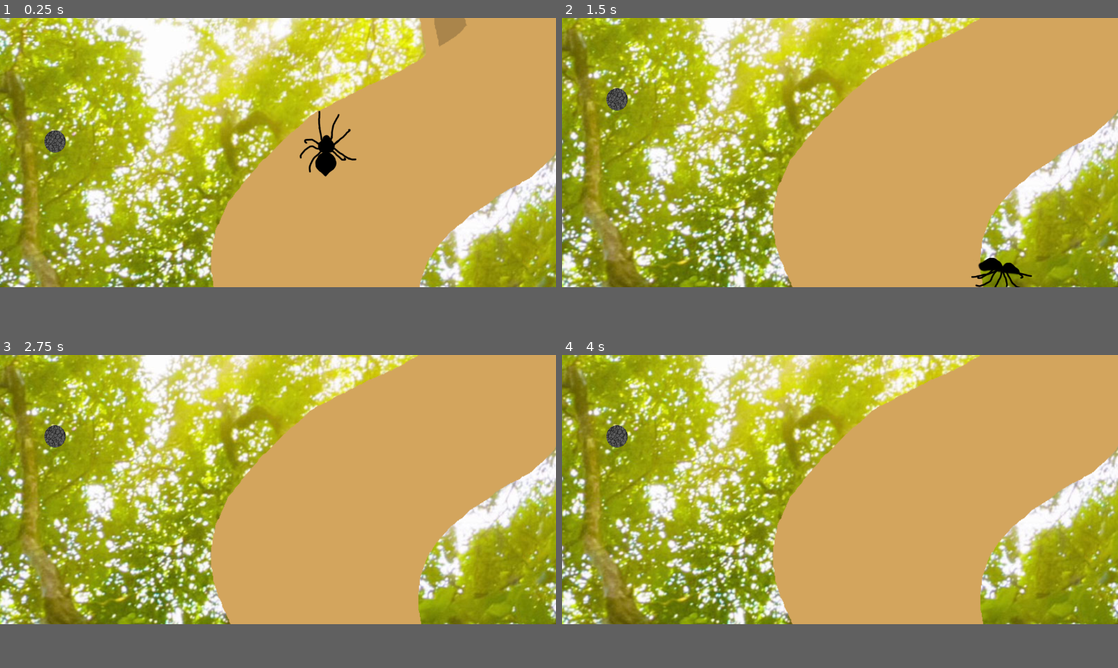
Above: before the commit, frames 1-4 (two rows, left to right).
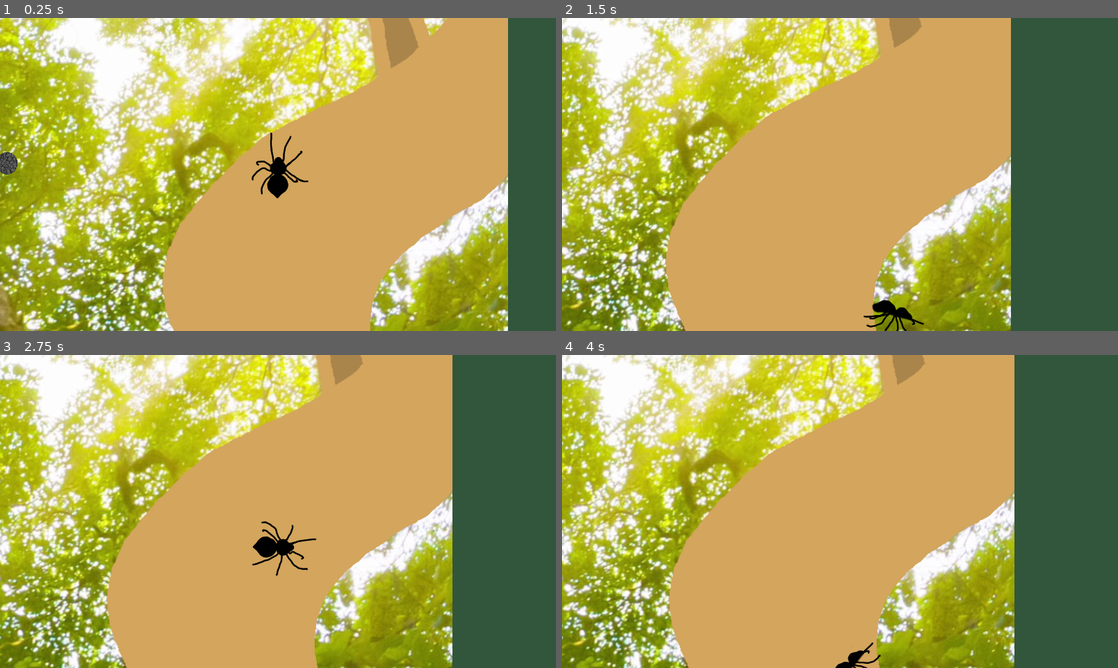
Above: after the commit, the same moments.

Repository: MarmotaGames/aracnotopia
Game: Godot game, scene res://levels/main/main.tscn
Two runs of this game, one before a commit and one after it. Both use one fixed random seed, a clock stepped at 60 frames per second and the inputs below.
Inputs (mouse positions are in pixels of both pictures, inside the frame that each line leads up to):
- Up to frame 1 (0.25 s): no input
- Up to frame 2 (1.5 s): tap Enter at 0.5 s; move the mouse to (962, 140) at 0.52 s; hold Right (ui_right) 0.53-1.28 s; tap Ctrl (attachOrDetachFromArea) at 0.6 s; click (962, 140) at 0.67 s; move the mouse to (728, 165) at 1.27 s; hold Down (ui_down) from 1.28 s (still down); tap L (dropFromWeb) at 1.35 s
- Up to frame 3 (2.75 s): move the mouse to (333, 430) at 2.02 s; release Down (ui_down) at 2.03 s; press the mouse at (333, 430) at 2.03 s; hold Right (ui_right) from 2.03 s (still down)
- Up to frame 4 (4 s): move the mouse to (812, 542) at 2.77 s; release Right (ui_right) at 2.78 s; release the mouse at (812, 542) at 2.78 s; hold Up (ui_up) 2.78-3.53 s; tap Ctrl (attachOrDetachFromArea) at 2.85 s; click (812, 542) at 2.92 s; move the mouse to (1006, 530) at 3.52 s; hold Left (ui_left) from 3.53 s (still down); tap L (dropFromWeb) at 3.6 s
The window is 800x387 before the commit and 800x450 after it. Grey fills any space a smaller window leaves; there, only what the larger window draws over its background counts as a difference.

The runs differ from the first frame. In frame 1, 60% of the frame differs, in the area x 0-100%, y 0-100%; in frame 2, 69%; in frame 3, 69%; in frame 4, 68%.
Error before the commit: Invalid get index 'spiderIsFalling' (on base: 'null instance'). (res://areas/DeathArea.gd:10)

Commit message:
Adjust spider man level

Diff:
--- a/GodotProject/levels/main/main.tscn
+++ b/GodotProject/levels/main/main.tscn
@@ -1,16 +1,11 @@
-[gd_scene load_steps=8 format=2]
+[gd_scene load_steps=7 format=2]
 
 [ext_resource path="res://player/Player_rigido.tscn" type="PackedScene" id=1]
 [ext_resource path="res://assets/background/background.png" type="Texture" id=2]
 [ext_resource path="res://areas/ContactArea.gd" type="Script" id=3]
-[ext_resource path="res://areas/DeathArea.gd" type="Script" id=4]
+[ext_resource path="res://areas/DeathArea.tscn" type="PackedScene" id=4]
 [ext_resource path="res://objects/Stone.tscn" type="PackedScene" id=5]
 [ext_resource path="res://objects/RoundStone.tscn" type="PackedScene" id=6]
-
-[sub_resource type="RectangleShape2D" id=1]
-
-custom_solver_bias = 0.0
-extents = Vector2( 10, 10 )
 
 [node name="Root" type="Sprite"]
 
@@ -59,65 +54,42 @@
 build_mode = 0
 polygon = PoolVector2Array( 4.53057, 253.433, 27.4169, 252.457, 34.5371, 248.553, 40.6401, 258.801, 50.8118, 284.664, 5 …(725 unchanged characters)…
 
-[node name="DeathArea" type="Area2D" parent="BackgroundSprite" index="1"]
+[node name="DeathArea" parent="." index="2" instance=ExtResource( 4 )]
 
-editor/display_folded = true
-visible = false
-input_pickable = true
-gravity_vec = Vector2( 0, 1 )
-gravity = 98.0
-linear_damp = 0.1
-angular_damp = 1.0
-collision_layer = 16401
-audio_bus_override = false
-audio_bus_name = "Master"
-script = ExtResource( 4 )
-_sections_unfolded = [ "Collision" ]
+position = Vector2( 1281.33, 720.982 )
+scale = Vector2( 2, 2 )
 
-[node name="CollisionShape2D" type="CollisionShape2D" parent="BackgroundSprite/DeathArea" index="0"]
-
-position = Vector2( -4.20279, -2.20673 )
-scale = Vector2( 64.1344, 35.7631 )
-shape = SubResource( 1 )
-
-[node name="Timer" type="Timer" parent="BackgroundSprite/DeathArea" index="1"]
-
-process_mode = 1
-wait_time = 3.0
-one_shot = true
-autostart = false
-
-[node name="Stone" parent="." index="2" instance=ExtResource( 5 )]
+[node name="Stone" parent="." index="3" instance=ExtResource( 5 )]
 
 position = Vector2( 674.527, 263.116 )
 
-[node name="Stone2" parent="." index="3" instance=ExtResource( 5 )]
+[node name="Stone2" parent="." index="4" instance=ExtResource( 5 )]
 
 position = Vector2( 894.673, 232.082 )
 
-[node name="RoundStone" parent="." index="4" instance=ExtResource( 6 )]
+[node name="RoundStone" parent="." index="5" instance=ExtResource( 6 )]
 
 position = Vector2( 405.654, 311.913 )
 
-[node name="RoundStone2" parent="." index="5" instance=ExtResource( 6 )]
+[node name="RoundStone2" parent="." index="6" instance=ExtResource( 6 )]
 
 position = Vector2( 1120.7, 920.297 )
 _sections_unfolded = [ "Collision", "Transform" ]
 
-[node name="RoundStone3" parent="." index="6" instance=ExtResource( 6 )]
+[node name="RoundStone3" parent="." index="7" instance=ExtResource( 6 )]
 
 position = Vector2( 1029.21, 355.843 )
 
-[node name="RoundStone4" parent="." index="7" instance=ExtResource( 6 )]
+[node name="RoundStone4" parent="." index="8" instance=ExtResource( 6 )]
 
 position = Vector2( 187.059, 207.412 )
 
-[node name="RoundStone5" parent="." index="8" instance=ExtResource( 6 )]
+[node name="RoundStone5" parent="." index="9" instance=ExtResource( 6 )]
 
 position = Vector2( 1644.71, 340.492 )
 _sections_unfolded = [ "Collision", "Transform" ]
 
-[node name="RoundStone6" parent="." index="9" instance=ExtResource( 6 )]
+[node name="RoundStone6" parent="." index="10" instance=ExtResource( 6 )]
 
 position = Vector2( 1962.96, 397.502 )
 
@@ -128,7 +100,3 @@
 [connection signal="body_entered" from="BackgroundSprite/ContactArea" to="BackgroundSprite/ContactArea" method="_on_Area2D_body_entered"]
 
 [connection signal="body_exited" from="BackgroundSprite/ContactArea" to="BackgroundSprite/ContactArea" method="_on_Area2D_body_exited"]
-
-[connection signal="area_exited" from="BackgroundSprite/DeathArea" to="BackgroundSprite/DeathArea" method="_on_DeathArea_area_exited"]
-
-[connection signal="timeout" from="BackgroundSprite/DeathArea/Timer" to="BackgroundSprite/DeathArea" method="_on_Timer_timeout"]
--- a/GodotProject/levels/menu/MainMenu.tscn
+++ b/GodotProject/levels/menu/MainMenu.tscn
@@ -19,7 +19,7 @@
 font_data = ExtResource( 2 )
 _sections_unfolded = [ "Font", "Settings" ]
 
-[node name="MainMenu" type="Control" index="0"]
+[node name="MainMenu" type="Control"]
 
 anchor_left = 0.0
 anchor_top = 0.0
--- a/GodotProject/levels/newWebTest/SpidermanTest.tscn
+++ b/GodotProject/levels/newWebTest/SpidermanTest.tscn
@@ -1,8 +1,10 @@
-[gd_scene load_steps=5 format=2]
+[gd_scene load_steps=7 format=2]
 
 [ext_resource path="res://objects/Plataforma.tscn" type="PackedScene" id=1]
 [ext_resource path="res://player/Player_rigido.tscn" type="PackedScene" id=2]
 [ext_resource path="res://objects/Stone.tscn" type="PackedScene" id=3]
+[ext_resource path="res://objects/RoundStone.tscn" type="PackedScene" id=4]
+[ext_resource path="res://areas/DeathArea.tscn" type="PackedScene" id=5]
 
 [sub_resource type="RectangleShape2D" id=1]
 
@@ -15,6 +17,7 @@
 
 [node name="Plataforma" parent="." index="0" instance=ExtResource( 1 )]
 
+editor/display_folded = true
 position = Vector2( 143.561, 900 )
 
 [node name="ContactArea2" type="Area2D" parent="Plataforma" index="1"]
@@ -36,6 +39,7 @@
 
 [node name="Plataforma3" parent="." index="1" instance=ExtResource( 1 )]
 
+editor/display_folded = true
 position = Vector2( 1900, 124 )
 
 [node name="ContactArea2" type="Area2D" parent="Plataforma3" index="1"]
@@ -84,3 +88,63 @@
 [node name="Stone6" parent="." index="8" instance=ExtResource( 3 )]
 
 position = Vector2( 1539.75, 115.962 )
+
+[node name="RoundStone" parent="." index="9" instance=ExtResource( 4 )]
+
+position = Vector2( 2266.78, 606.336 )
+
+[node name="RoundStone2" parent="." index="10" instance=ExtResource( 4 )]
+
+position = Vector2( 2648.8, 606.336 )
+
+[node name="RoundStone3" parent="." index="11" instance=ExtResource( 4 )]
+
+position = Vector2( 2999.83, 606.336 )
+
+[node name="RoundStone4" parent="." index="12" instance=ExtResource( 4 )]
+
+position = Vector2( 3500.58, 606.336 )
+
+[node name="RoundStone5" parent="." index="13" instance=ExtResource( 4 )]
+
+position = Vector2( 3960.03, 606.336 )
+
+[node name="RoundStone6" parent="." index="14" instance=ExtResource( 4 )]
+
+position = Vector2( 4383.34, 606.336 )
+
+[node name="RoundStone7" parent="." index="15" instance=ExtResource( 4 )]
+
+position = Vector2( 4847.95, 606.336 )
+
+[node name="RoundStone8" parent="." index="16" instance=ExtResource( 4 )]
+
+position = Vector2( 5338.37, 606.336 )
+
+[node name="RoundStone9" parent="." index="17" instance=ExtResource( 4 )]
+
+position = Vector2( 5895.9, 606.336 )
+
+[node name="RoundStone10" parent="." index="18" instance=ExtResource( 4 )]
+
+position = Vector2( 6592.81, 606.336 )
+
+[node name="RoundStone11" parent="." index="19" instance=ExtResource( 4 )]
+
+position = Vector2( 7418.78, 606.336 )
+
+[node name="RoundStone12" parent="." index="20" instance=ExtResource( 4 )]
+
+position = Vector2( 8244.76, 606.336 )
+
+[node name="Plataforma2" parent="." index="21" instance=ExtResource( 1 )]
+
+position = Vector2( 9272.83, 777.465 )
+scale = Vector2( 2, 2 )
+
+[node name="DeathArea" parent="." index="22" instance=ExtResource( 5 )]
+
+position = Vector2( 5138.46, 712.511 )
+scale = Vector2( 8, 2 )
+_sections_unfolded = [ "Collision", "Transform" ]
+spawn = Vector2( 150, 895 )
--- a/GodotProject/player/Player_rigido.tscn
+++ b/GodotProject/player/Player_rigido.tscn
@@ -65,6 +65,9 @@
 angular_damp = -1.0
 script = ExtResource( 1 )
 _sections_unfolded = [ "Collision", "Linear", "Transform" ]
+launchSpeed = 400
+swingImpulse = 500
+fallingGravity = 10
 
 [node name="SpiderCollisionShape" type="CollisionShape2D" parent="." index="0"]
 
@@ -133,7 +136,7 @@
 zoom = Vector2( 1, 1 )
 limit_left = 0
 limit_top = 0
-limit_right = 2050
+limit_right = 20500
 limit_bottom = 1200
 limit_smoothed = false
 drag_margin_h_enabled = true
--- a/GodotProject/project.godot
+++ b/GodotProject/project.godot
@@ -17,9 +17,13 @@
 [display]
 
 window/size/width=1280
-window/size/height=620
+window/size/height=720
+window/size/test_width=1024
+window/size/test_height=576
 mouse_cursor/custom_image="res://assets/web/cursor.png"
 mouse_cursor/custom_image_hotspot=Vector2( 16, 16 )
+window/stretch/mode="2d"
+window/stretch/aspect="expand"
 
 [input]
 
@@ -55,4 +59,5 @@
 
 [rendering]
 
+environment/default_clear_color=Color( 0.196472, 0.339844, 0.232315, 1 )
 environment/default_environment="res://default_env.tres"
